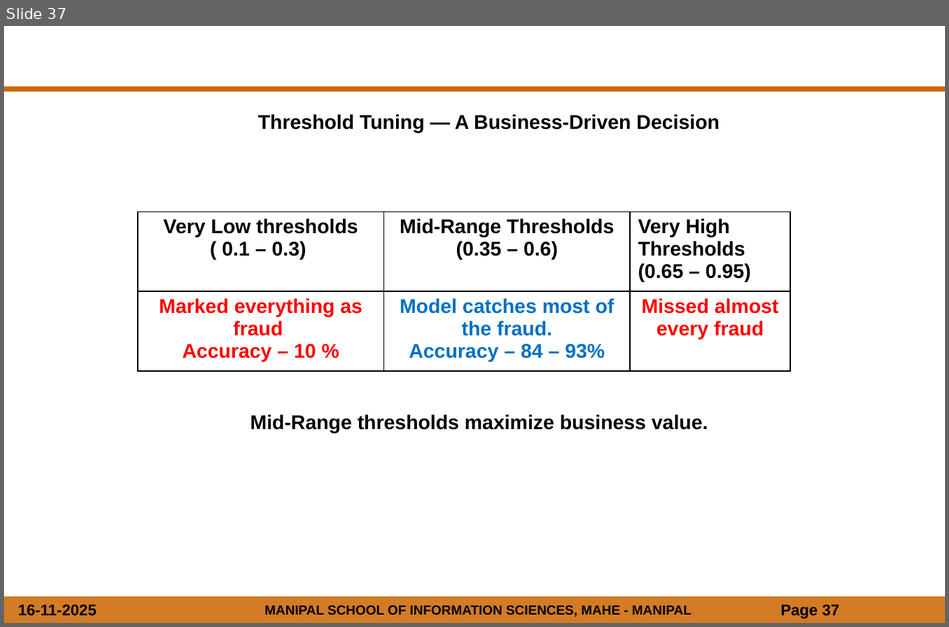
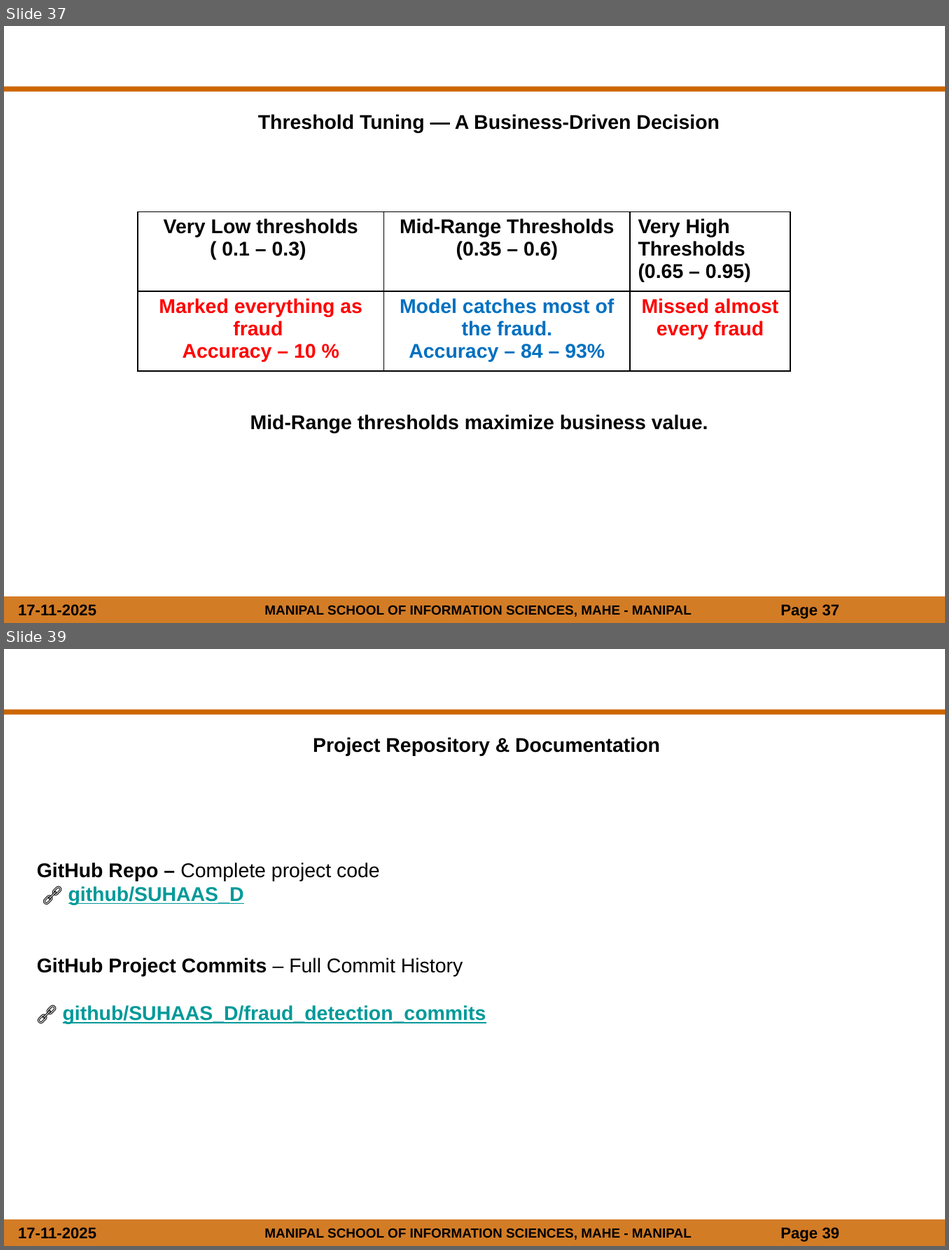
Before and after one commit to suhaasd/Fraud_Detection_Using_Machine_Learning, a slide deck: Fraud_Detection/fraud detection.pptx. Shown one above the other, each under a label of ours: slide 37 before the commit, slides 37 and 39 after it; the slides between them are not shown. The pictures are 949x627 and 949x1250 pixels, drawn with LibreOffice and Linux fonts; fonts in the diff are those of the drawing; background and template pictures are left out. Boxes give left, top, right and bottom in pixels: in the first picture for what was removed or moved away, otherwise in the second. Text is boxed around its words. In the diff, an @@ line names an element or a change of style, - is before the commit and + after.

```diff
--- a/Fraud_Detection/fraud detection.pptx
+++ b/Fraud_Detection/fraud detection.pptx
@@ slide 39 added at bbox=[4, 649, 945, 1246], background #FFFFFF; not listed: 5 template elements that a slide beside it also shows @@
@@ text added at bbox=[313, 737, 660, 755], 18 pt, text #000000, bold @@
+Project Repository & Documentation
@@ text added at bbox=[37, 863, 486, 1024], 18 pt, text #000000, bold @@
+GitHub Repo – Complete project code
+🔗 github/SUHAAS_D
+GitHub Project Commits – Full Commit History
+🔗 github/SUHAAS_D/fraud_detection_commits
@@ slide 37 changed as well @@
@@ text at bbox=[18, 604, 96, 616]: text changed @@
-16-11-2025
+17-11-2025
```
Also in this commit, not shown: 38 other slides changed, 2 other slides added.
